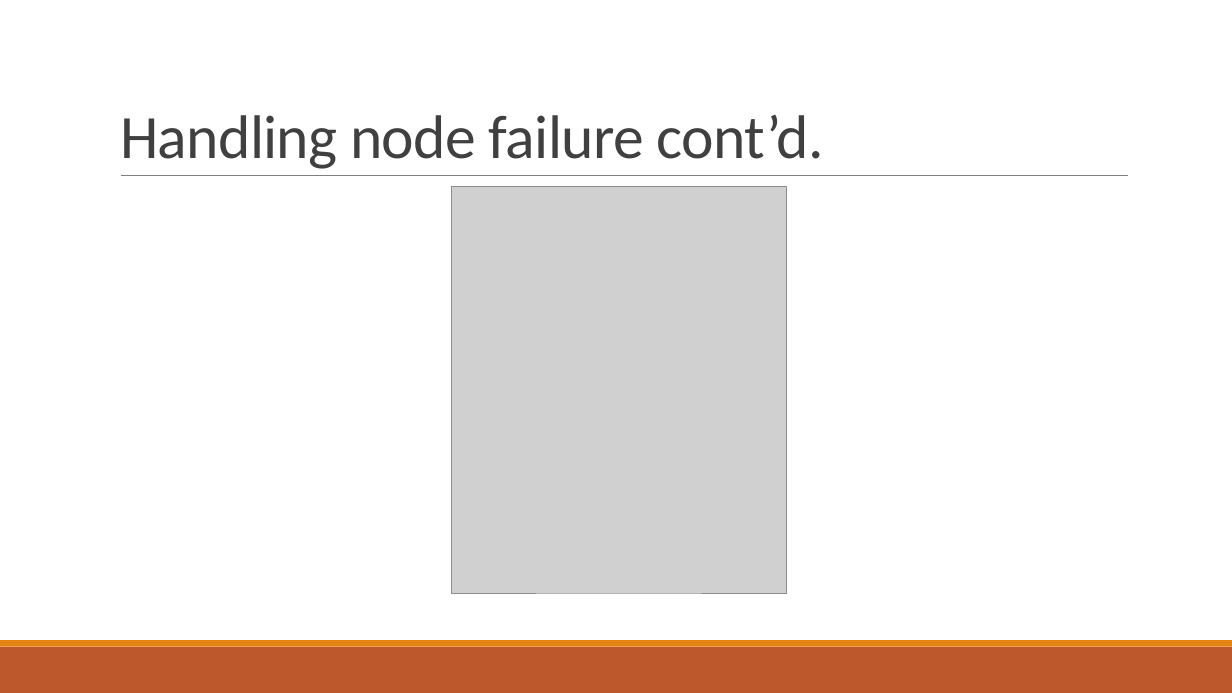
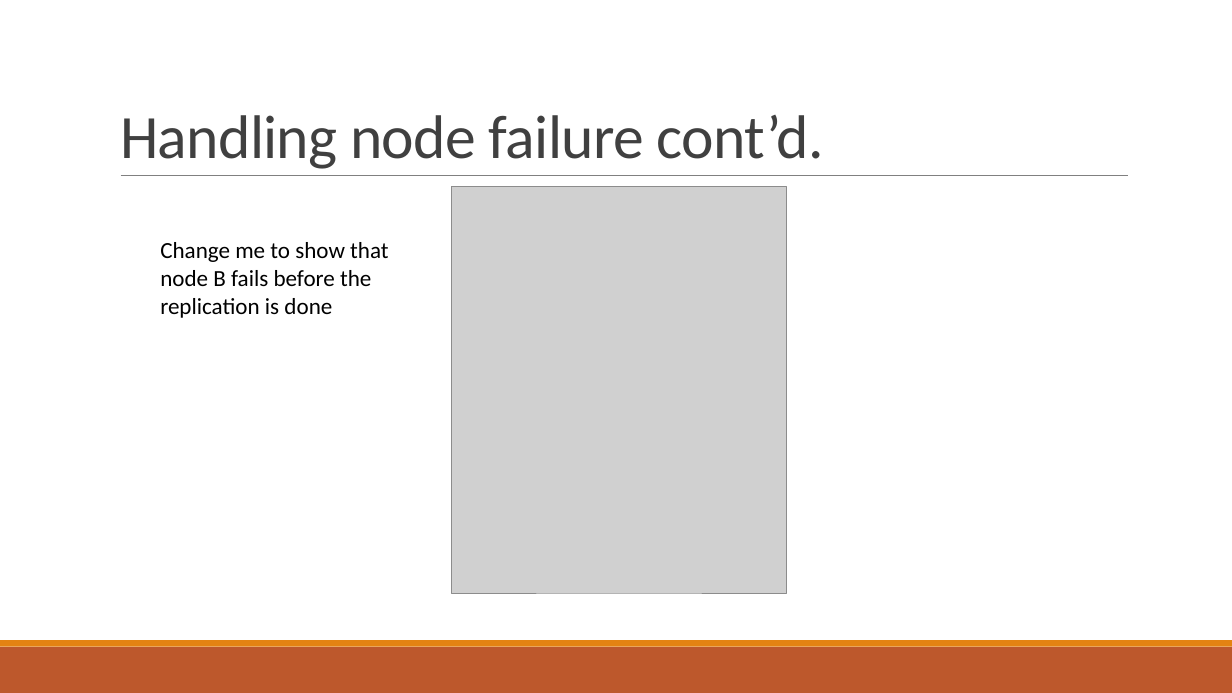
Before and after one commit to PStahl/master_thesis, a slide deck: slide 32 of presentation/presentation.pptx. Drawn at 1232x693 pixels with LibreOffice and Linux fonts; fonts in the diff are those of the drawing; grey boxes stand for pictures. Boxes give left, top, right and bottom in pixels: in the first picture for what was removed or moved away, otherwise in the second. Text is boxed around its words. In the diff, an @@ line names an element or a change of style, - is before the commit and + after.

```diff
--- a/presentation/presentation.pptx
+++ b/presentation/presentation.pptx
@@ text added at bbox=[160, 242, 388, 318], 18 pt, text #000000 @@
+Change me to show that
+node B fails before the
+replication is done
```
Also in this commit, not shown: 5 other slides changed.
